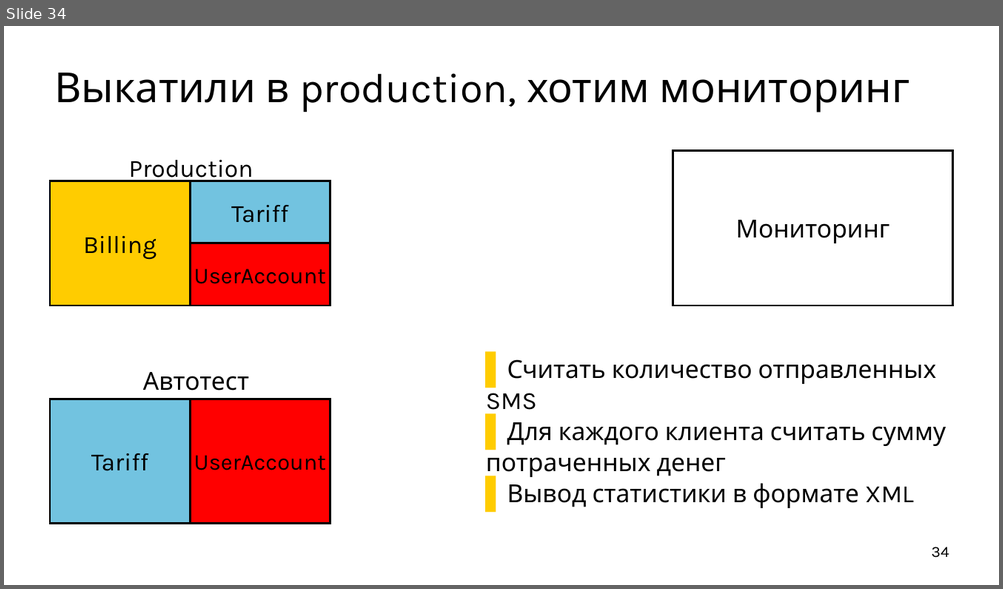
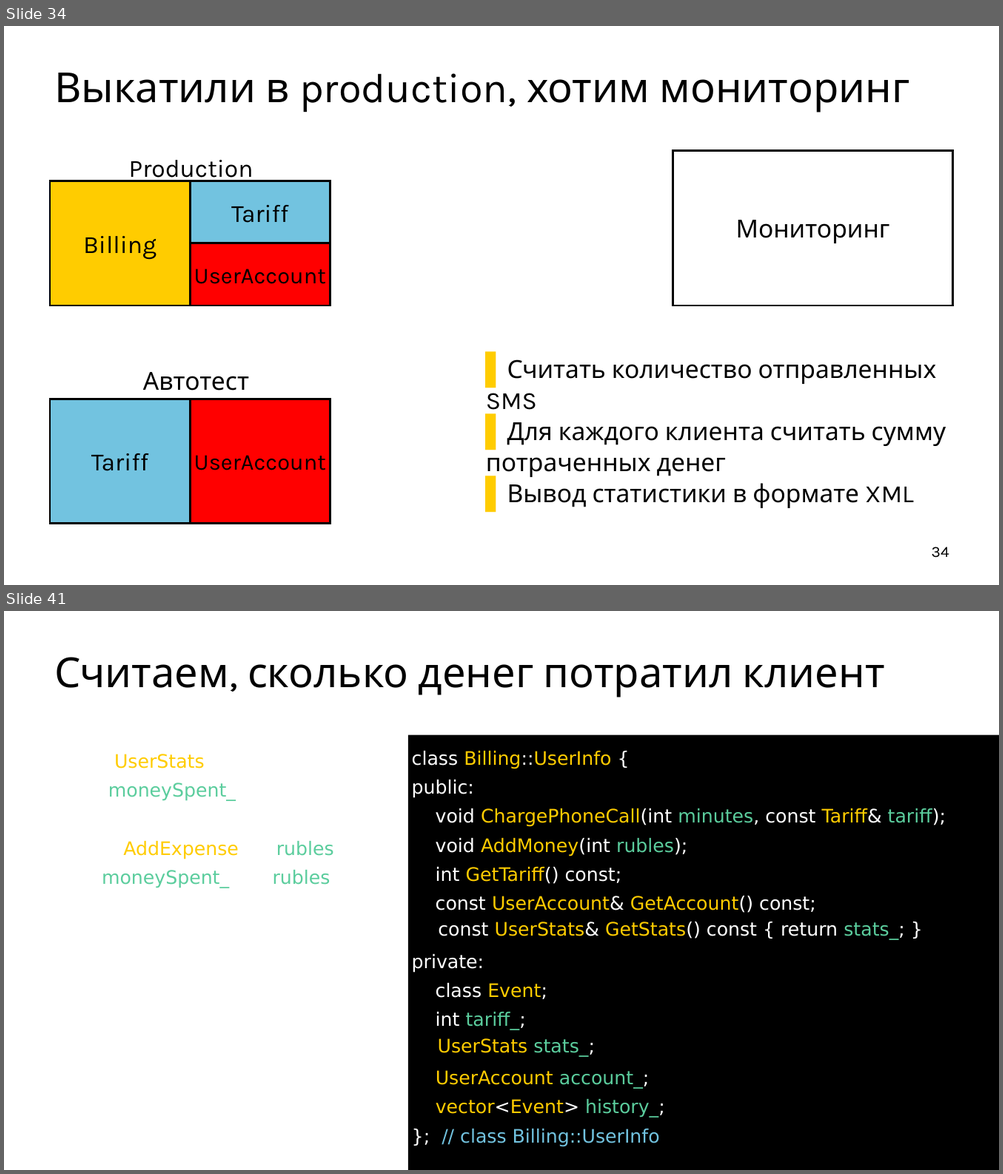
Before and after one commit to ishfb/cpprus17, a slide deck: slides.pptx. Shown one above the other, each under a label of ours: slide 34 before the commit, slides 34 and 41 after it; the slides between them are not shown. The pictures are 1003x589 and 1003x1174 pixels, drawn with LibreOffice and Linux fonts; fonts in the diff are those of the drawing. Boxes give left, top, right and bottom in pixels: in the first picture for what was removed or moved away, otherwise in the second. Text is boxed around its words. In the diff, an @@ line names an element or a change of style, - is before the commit and + after.

```diff
--- a/slides.pptx
+++ b/slides.pptx
@@ slide 41 added at [4,611,999,1170], background #FFFFFF @@
@@ title added at [54,657,885,698], 80 pt, text #000000 @@
+Считаем, сколько денег потратил клиент
@@ rectangle added at [408,735,999,1170], fill #000000 @@
@@ text added at [102,754,341,889], 36 pt, text #5BCD9D @@
+struct UserStats {
+int moneySpent_ = 0;
+void AddExpense(int rubles) {
+moneySpent_ += rubles;
+}
+};
@@ text added at [412,751,945,1147], 36 pt, text #FFCC00 @@
+class Billing::UserInfo {
+public:
+void ChargePhoneCall(int minutes, const Tariff& tariff);
+void AddMoney(int rubles);
+int GetTariff() const;
+const UserAccount& GetAccount() const;
+private:
+class Event;
+int tariff_;
+UserAccount account_;
+vector<Event> history_;
+}; // class Billing::UserInfo
@@ text added at [438,922,905,940], 36 pt, text #FFFFFF @@
+const UserStats& GetStats() const { return stats_; }
@@ text added at [438,1039,595,1057], 36 pt, text #FFCC00 @@
+UserStats stats_;
```
Also in this commit, not shown: 3 slides changed, 10 other slides added, 1 other file.
